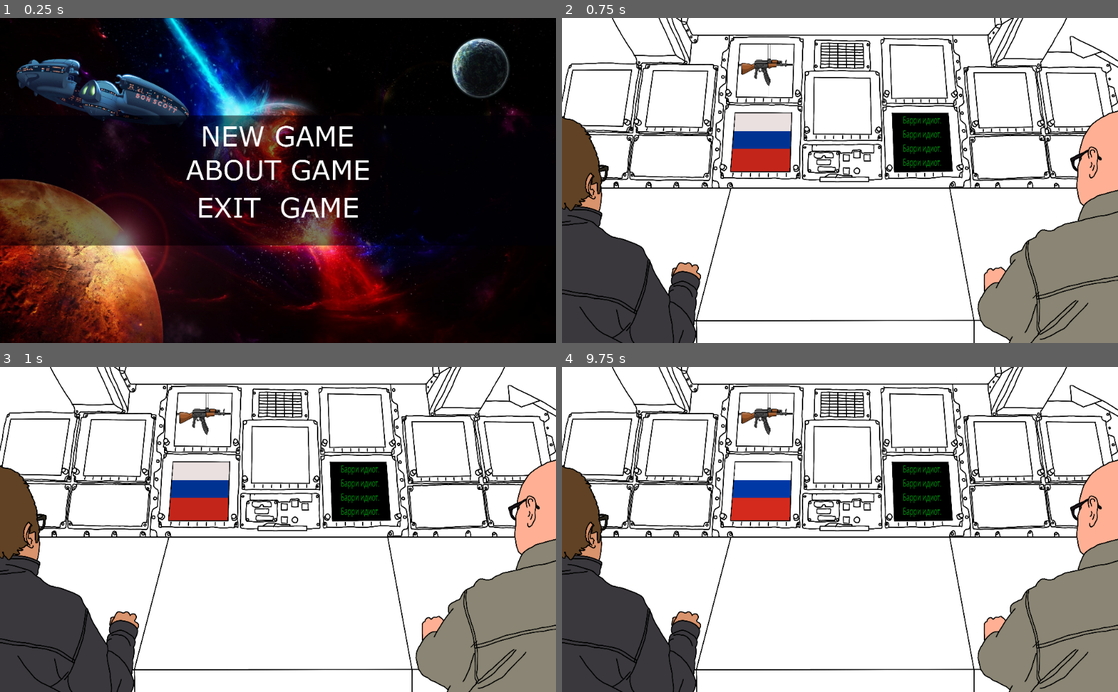
Above: before the commit, frames 1-4 (two rows, left to right).
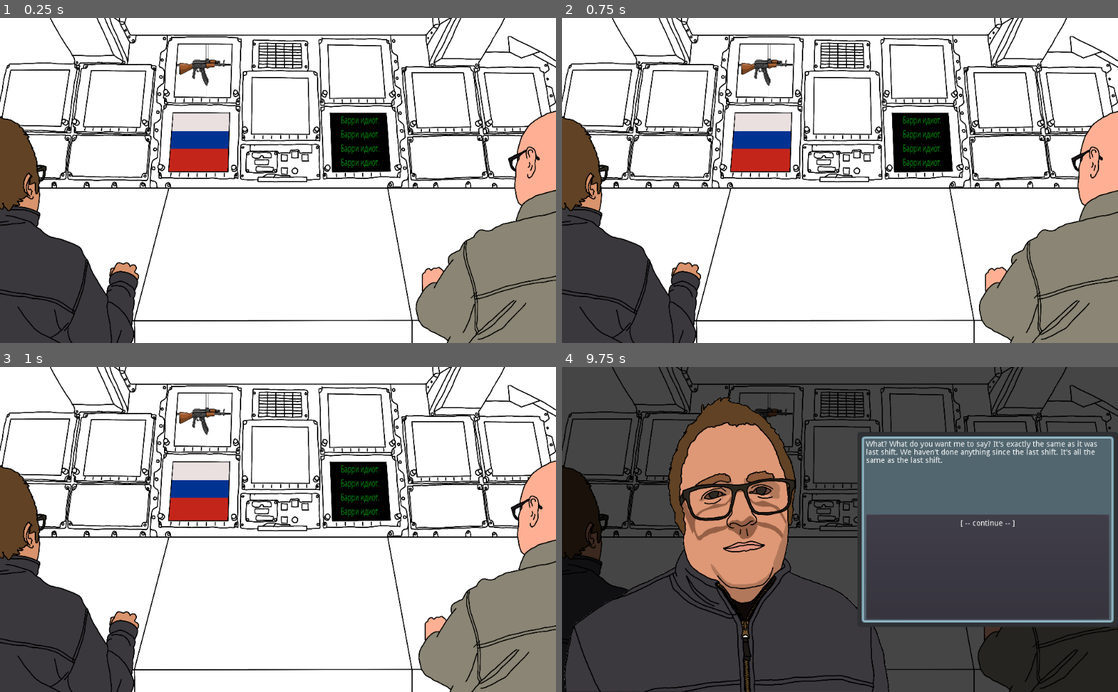
Above: after the commit, the same moments.

Repository: s3775599/BITS-clone
Game: Godot game, scene res://Scenes/Main.tscn
The game is run twice, just before and just after one commit, with the same random seed, the same clock (stepped at 60 frames per second) and the same inputs. Before the commit the project starts from res://Scenes/Title.tscn.
Inputs (mouse positions are in pixels of both pictures, inside the frame that each line leads up to):
- Up to frame 1 (0.25 s): no input
- Up to frame 2 (0.75 s): tap Enter at 0.5 s; move the mouse to (840, 138) at 0.52 s; hold Right (ui_right) from 0.53 s (still down); click (840, 138) at 0.67 s
- Up to frame 3 (1 s): keep holding Right (ui_right)
- Up to frame 4 (9.75 s): move the mouse to (840, 529) at 1.27 s; release Right (ui_right) at 1.28 s; hold Down (ui_down) 1.28-2 s; click (840, 529) at 1.42 s; click "[ -- continue -- ]" (after the commit: ". . . scanning Quadrant 3, 21…") at 2 s; click "[ -- continue -- ]" at 2.75 s; click "[ -- continue --]" (after the commit: "I beg your pardon, Barry?") at 3.5 s; click "[ -- continue --]" at 4.25 s; click "[ -- continue -- ]" (after the commit: "Barry, I know we've been out …") at 5 s; click "[ -- continue -- ]" at 5.75 s; click "[ -- continue -- ]" (after the commit: "Systems report, John?") at 6.5 s; move the mouse to (840, 529) at 7.27 s; hold Right (ui_right) 7.28-8.78 s; click (840, 529) at 7.42 s; move the mouse to (812, 594) at 8.02 s; click (812, 594) at 8.17 s; move the mouse to (1006, 578) at 8.77 s; hold Left (ui_left) 8.78-9.5 s; click (1006, 578) at 8.92 s; click (840, 627) at 9.5 s, where only the run after the commit has a clickable "JOHN."

The runs differ from the first frame. In frame 1, 95% of the frame differs, in the area x 0-100%, y 0-100%; in frame 2, 1.3%; in frame 3, 1.7%; in frame 4, 92%.

Commit message:
Intro dialogue updates

Diff:
--- a/NightwatchDialogueSystem/IntroDialogue.gd
+++ b/NightwatchDialogueSystem/IntroDialogue.gd
@@ -1,5 +1,6 @@
 extends Node
 
+# gets Nodes from the main scene as variables
 onready var main_script = get_node("/root/Main")
 onready var player_popup = get_node("/root/Main/CanvasLayer/PlayerPopup")
 onready var barry_popup = get_node("/root/Main/CanvasLayer/BarryPopup")
@@ -7,32 +8,53 @@
 onready var barry_anim = get_node("/root/Main/BackgroundArea/BarryClose/AnimationPlayer")
 onready var john_anim = get_node("/root/Main/BackgroundArea/JohnClose/AnimationPlayer")
 
+# all the intro dialogue lines
 func intro_dialogues(id):
 	match id:
 		"i1":
-			return [["PLAYER: . . . scanning Quadrant 3, 216 to 322 degrees. Delta V looks good. Report on Quadrant 1, how are we looking Barry?", "[ -- continue -- ]"], ["0", "i2"]]
+			return [["", ". . . scanning Quadrant 3, 216 to 322 degrees. Delta V looks good. Report on Quadrant 1, how are we looking Barry?"], ["0", "i2"]]
 		"i2":
 			return [["Everything's fine mate.", "[ -- continue -- ]"], ["0", "i3"]]
 		"i3":
-			return [["PLAYER: I beg your pardon, Barry?", "[ -- continue --]"], ["0", "i4"]]
+			return [["", "I beg your pardon, Barry?"], ["0", "i4"]]
 		"i4":
 			return [["All good.", "[ -- continue --]"], ["0", "i5"]]
 		"i5":
-			return [["PLAYER: Barry, I know we've been out here a long time but that doesn't give you license to drop protocol whenever you feel like it. Got it?", "[ -- continue -- ]"], ["0", "i6"]]
+			return [["", "Barry, I know we've been out here a long time but that doesn't give you license to drop protocol whenever you feel like it. Got it?"], ["0", "i6"]]
 		"i6":
 			return [["{sigh} Yes [i]SIR[/i] Lieutenant [i]SIR[/i] sorry [i]SIR[/i].", "[ -- continue -- ]"], ["0", "i7"]]
 		"i7":
-			return [["Systems report, John?", "[ -- continue -- ]"], ["0", "i8"]]
+			return [["", "Systems report, John?"], ["0", "i8"]]
 		"i8":
-			return [["It's fine, it's whatever.", "[ -- continue -- ]"], ["0", "end"]]
+			return [["It's fine, it's whatever.", "[ -- continue -- ]"], ["0", "i9"]]
+		"i9":
+			return [["", "JOHN."], ["0", "i10"]]
+		"i10":
+			return [["What? What do you want me to say? It's exactly the same as it was last shift. We haven't done anything since the last shift. It's all the same as the last shift.", "[ -- continue -- ]"], ["0", "i11"]]
+		"i11":
+			return [["", "What's gotten into you two?", "One more outburst like that and I'll have to file a report of insubordination!", "Are you sure nothing's changed?", "Wee that's good to know."], ["0", "i11a", "i11b", "i11c", "i11d"]]
+		"i11a":
+			return [["Nothing.", "[ -- continue -- ]"], ["0", "i11a1"]]
+		"i11a1":
+			return [["Nothing.", "[ -- continue -- ]"], ["0", "i11r"]]
+		"i11r":
+			return [["", "What's gotten into you two?", "One more outburst like that and I'll have to file a report of insubordination!", "Are you sure nothing's changed?", "Wee that's good to know."], ["0", "i11a", "i11b", "i11c", "i11d"]]
+		"i11b":
+			return [["Oh no, not that. Anything but that.", "[ -- continue -- ]"], ["0", "i11b1"]]
+		"i11c":
+			return
+		"i11d":
+			return
 
+# the sequence of dialogue and animations/transitions in the intro
 func intro_sequence(button_id):
-	intro_dialogues(button_id)
 	match button_id:
 		"i2":
 			barry_anim.play('BarryCloseSlideIn')
+			# the previous dialogue and current dialogue is from the Player to Barry
 			player_to_barry(button_id)
 		"i3":
+			# the previous dialogue and current dialogue is from Barry to the Player
 			barry_to_player(button_id)
 		"i4":
 			player_to_barry(button_id)
@@ -44,31 +66,65 @@
 			barry_anim.play('BarryCloseSlideOut')
 			barry_to_player(button_id)
 		"i8":
+			# the previous dialogue and current dialogue is from the Player to John
 			john_anim.play('JohnCloseSlideIn')
 			player_to_john(button_id)
-			main_script.john_close = false
-			main_script.barry_close = false
-			main_script.player_close = false
+		"i9":
+			john_to_player(button_id)
+		"i10":
+			player_to_john(button_id)
+		"i11":
+			john_anim.play('JohnCloseSlideOut')
+			john_to_player(button_id)
+		"i11a":
+			john_anim.play('JohnCloseSlideIn')
+			player_to_john(button_id)
+		"i11a1":
+			john_anim.play('JohnCloseSlideOut')
+			john_to_barry(button_id)
+			barry_anim.play('BarryCloseSlideIn')
+		"i11r":
+			barry_anim.play('BarryCloseSlideOut')
+			barry_to_player(button_id)
+		"i11b":
+			john_anim.play('JohnCloseSlideIn')
+			player_to_john(button_id)
 
 
+
+#			main_script.john_close = false
+#			main_script.barry_close = false
+#			main_script.player_close = false
+
+
+# sets the dialogue box transition from the Player to Barry
 func player_to_barry(button_id):
 	player_popup.hide()
 	barry_popup.show()
 	barry_popup.set_text(intro_dialogues(button_id))
 
 
+# sets the dialogue box transition from the Player to John
 func player_to_john(button_id):
 	player_popup.hide()
 	john_popup.show()
 	john_popup.set_text(intro_dialogues(button_id))
 
 
+# sets the dialogue box transition from Barry to the Player
 func barry_to_player(button_id):
 	barry_popup.hide()
 	player_popup.show()
 	player_popup.set_text(intro_dialogues(button_id))
 
+
+# sets the dialogue box transition from John to the Player
 func john_to_player(button_id):
 	john_popup.hide()
 	player_popup.show()
 	player_popup.set_text(intro_dialogues(button_id))
+
+func john_to_barry(button_id):
+	john_popup.hide()
+	barry_popup.show()
+	barry_popup.set_text(intro_dialogues(button_id))
--- a/NightwatchDialogueSystem/PlayerPopup.tscn
+++ b/NightwatchDialogueSystem/PlayerPopup.tscn
@@ -1,17 +1,18 @@
 [gd_scene load_steps=5 format=2]
 
-[ext_resource path="res://PlayerPopup.gd" type="Script" id=1]
+[ext_resource path="res://DialoguePopup.gd" type="Script" id=1]
 [ext_resource path="res://GFX/metalPanel_plate.png" type="Texture" id=2]
 [ext_resource path="res://GFX/glassPanel.png" type="Texture" id=3]
 [ext_resource path="res://Button.gd" type="Script" id=4]
 
 [node name="PlayerPopup" type="Popup"]
+visible = true
 anchor_left = 0.5
 anchor_top = 1.0
 anchor_right = 0.5
 anchor_bottom = 1.0
 margin_left = -240.0
-margin_top = -120.0
+margin_top = -240.0
 margin_right = 240.0
 script = ExtResource( 1 )
 
@@ -49,28 +50,72 @@
 bbcode_enabled = true
 
 [node name="VBoxContainer" type="VBoxContainer" parent="NinePatchRect2"]
-anchor_left = 0.5
-anchor_top = 1.0
-anchor_right = 0.5
+anchor_right = 1.0
 anchor_bottom = 1.0
-margin_left = -224.0
-margin_top = -44.0
-margin_right = 224.0
-margin_bottom = -6.0
 grow_horizontal = 0
 grow_vertical = 0
 size_flags_horizontal = 3
 
 [node name="Button" type="Button" parent="NinePatchRect2/VBoxContainer"]
-margin_right = 448.0
-margin_bottom = 38.0
+margin_right = 464.0
+margin_bottom = 53.0
 size_flags_horizontal = 3
 size_flags_vertical = 3
 script = ExtResource( 4 )
 
 [node name="buttonLabel" type="Label" parent="NinePatchRect2/VBoxContainer/Button"]
-margin_top = 10.0
-margin_right = 449.0
+anchor_right = 1.0
+anchor_bottom = 1.0
+margin_left = 5.0
+margin_top = 4.0
+align = 1
+autowrap = true
+
+[node name="Button2" type="Button" parent="NinePatchRect2/VBoxContainer"]
+margin_top = 57.0
+margin_right = 464.0
+margin_bottom = 110.0
+size_flags_horizontal = 3
+size_flags_vertical = 3
+script = ExtResource( 4 )
+
+[node name="button2Label" type="Label" parent="NinePatchRect2/VBoxContainer/Button2"]
+anchor_right = 1.0
+anchor_bottom = 1.0
+margin_top = 4.0
+align = 1
+autowrap = true
+
+[node name="Button3" type="Button" parent="NinePatchRect2/VBoxContainer"]
+margin_top = 114.0
+margin_right = 464.0
+margin_bottom = 167.0
+size_flags_horizontal = 3
+size_flags_vertical = 3
+script = ExtResource( 4 )
+
+[node name="button3Label" type="Label" parent="NinePatchRect2/VBoxContainer/Button3"]
+anchor_right = 1.0
+anchor_bottom = 1.0
+margin_top = 4.0
+align = 1
+autowrap = true
+
+[node name="Button4" type="Button" parent="NinePatchRect2/VBoxContainer"]
+margin_top = 171.0
+margin_right = 464.0
+margin_bottom = 224.0
+size_flags_horizontal = 3
+size_flags_vertical = 3
+script = ExtResource( 4 )
+
+[node name="button4Label" type="Label" parent="NinePatchRect2/VBoxContainer/Button4"]
+anchor_right = 1.0
+anchor_bottom = 1.0
+margin_top = 4.0
 align = 1
 autowrap = true
 [connection signal="pressed" from="NinePatchRect2/VBoxContainer/Button" to="." method="_on_Button_pressed"]
+[connection signal="pressed" from="NinePatchRect2/VBoxContainer/Button2" to="." method="_on_Button_pressed"]
+[connection signal="pressed" from="NinePatchRect2/VBoxContainer/Button3" to="." method="_on_Button_pressed"]
+[connection signal="pressed" from="NinePatchRect2/VBoxContainer/Button4" to="." method="_on_Button_pressed"]
--- a/NightwatchDialogueSystem/Scenes/Main.gd
+++ b/NightwatchDialogueSystem/Scenes/Main.gd
@@ -1,29 +1,41 @@
 extends Control
 
+# checks is a dialogue can be initiated (i.e. none already active)
 var can_click = true
+
+# booleans to identify current active dialogue
 var john_close = false
 var barry_close = false
 var player_close = false
+
+# Godot's way of storing a Node as a variable
 onready var intro_dialogue = get_node("IntroDialogue")
 onready var john_dialogue = get_node("JohnDialogue")
 onready var barry_dialogue = get_node("BarryDialogue")
 
+
+# this function updates every frame
 func _process(delta):
+	# darkens background when a dialogue is active
 	if john_close or barry_close or player_close:
 		darken_background()
-
-
-func _input(event):
-	if Input.is_action_just_pressed("ui_right"):
-		$BackgroundArea/BarryConsole/AnimationPlayer.play('BarryConsoleSlowOut')
-	if Input.is_action_just_pressed("ui_left"):
-		$BackgroundArea/BarryConsole/AnimationPlayer.play('BarryConsoleFastIn')
-	if Input.is_action_just_pressed("ui_down"):
-		intro()
-	if john_close or barry_close or player_close:
 		can_click = false
 
 
+# checks all input signals
+func _input(event):
+	# initiates Barry dialogue
+	if Input.is_action_just_pressed("ui_right"):
+		$BackgroundArea/BarryConsole/AnimationPlayer.play('BarryConsoleSlowOut')
+	#initiates John dialogue
+	if Input.is_action_just_pressed("ui_left"):
+		$BackgroundArea/BarryConsole/AnimationPlayer.play('BarryConsoleFastIn')
+	# initiates Intro dialogue
+	if Input.is_action_just_pressed("ui_down"):
+		intro()
+
+
+# mouseover signal on Barry at the console
 func _on_BarryConsole_mouse_entered():
 	if not barry_close:
 		$BackgroundArea/BarryConsole/BarryConsoleSprite.set_modulate(Color('4d39df'))
@@ -31,11 +43,13 @@
 		can_click = false
 
 
+# mouseoff signal on Barry at the console
 func _on_BarryConsole_mouse_exited():
 	$BackgroundArea/BarryConsole/BarryConsoleSprite.set_modulate(Color(1, 1, 1))
 	can_click = true
 
 
+# mouseover signal on John at the console
 func _on_JohnConsole_mouse_entered():
 	if not john_close:
 		$BackgroundArea/JohnConsole/JohnConsoleSprite.set_modulate(Color('4d39df'))
@@ -43,11 +57,13 @@
 		can_click = false
 
 
+# mouseoff signal on John at the console
 func _on_JohnConsole_mouse_exited():
 	$BackgroundArea/JohnConsole/JohnConsoleSprite.set_modulate(Color(1, 1, 1))
 	can_click = true
 
 
+# mouse click signals on John at the console
 func _on_JohnConsole_input_event(viewport, event, shape_idx):
 	if Input.is_mouse_button_pressed(BUTTON_LEFT) and can_click == true:
 		if barry_close:
@@ -56,6 +72,7 @@
 		$CanvasLayer/JohnPopup.set_text(john_dialogue.john_dialogues("1"))
 
 
+# mouse click signals on John at the console
 func _on_BarryConsole_input_event(viewport, event, shape_idx):
 	if Input.is_mouse_button_pressed(BUTTON_LEFT) and can_click == true:
 		if john_close:
@@ -64,6 +81,7 @@
 		$CanvasLayer/BarryPopup.set_text(barry_dialogue.barry_dialogues("1"))
 
 
+# collects id of pressed button from Barry dialogue
 func _on_BarryPopup_button_id(button_id):
 	print("button_id = ", button_id)
 	if button_id == "end":
@@ -76,17 +94,22 @@
 		$CanvasLayer/BarryPopup.set_text(next_dialogue)
 
 
+# collects id of pressed button from John dialogue
 func _on_JohnPopup_button_id(button_id):
 	print("button_id = ", button_id)
 	if button_id == "end":
 		hide_john()
 		normalise_background()
+	elif button_id[0] == "i":
+		intro_dialogue.intro_sequence(button_id)
 	else:
 		var next_dialogue = john_dialogue.john_dialogues(button_id)
 		$CanvasLayer/JohnPopup.set_text(next_dialogue)
 
 
+# collects id of pressed button from Player dialogue
 func _on_PlayerPopup_button_id(button_id):
+	# ends the dialogue if the last button signal was "end"
 	if button_id == "end":
 		if player_close:
 			hide_player()
@@ -96,9 +119,11 @@
 			hide_barry()
 		normalise_background()
 	else:
+		# calls the next line of dialogue
 		intro_dialogue.intro_sequence(button_id)
 
 
+# makes the background dark
 func darken_background():
 	$BackgroundArea/BackgroundSprite.set_modulate(Color('464646'))
 	$BackgroundArea/BarryConsole/BarryConsoleSprite.set_modulate(Color('464646'))
@@ -108,6 +133,7 @@
 	$BackgroundArea/Images/RussianText.set_modulate(Color('464646'))
 
 
+# restores the darkened background
 func normalise_background():
 	$BackgroundArea/BackgroundSprite.set_modulate(Color(1,1,1))
 	$BackgroundArea/BarryConsole/BarryConsoleSprite.set_modulate(Color(1,1,1))
@@ -117,6 +143,7 @@
 	$BackgroundArea/Images/RussianText.set_modulate(Color(1,1,1))
 
 
+# shows Barry's close-up and dialogue box
 func show_barry():
 	$BackgroundArea/BarryClose/AnimationPlayer.play('BarryCloseSlideIn')
 	barry_close = true
@@ -124,6 +151,7 @@
 	$CanvasLayer/BarryPopup.show()
 
 
+# shows John's close-up and dialogue box
 func show_john():
 	$BackgroundArea/JohnClose/AnimationPlayer.play('JohnCloseSlideIn')
 	john_close = true
@@ -131,12 +159,14 @@
 	$CanvasLayer/JohnPopup.show()
 
 
+# shows player dialogue box
 func show_player():
 	player_close = true
 	can_click = false
 	$CanvasLayer/PlayerPopup.show()
 
 
+# hides Barry's close-up and dialogue box
 func hide_barry():
 	$CanvasLayer/BarryPopup.hide()
 	$BackgroundArea/BarryClose/AnimationPlayer.play('BarryCloseSlideOut')
@@ -144,6 +174,7 @@
 	can_click = true
 
 
+# hides John's close-up and dialogue box
 func hide_john():
 	$CanvasLayer/JohnPopup.hide()
 	$BackgroundArea/JohnClose/AnimationPlayer.play('JohnCloseSlideOut')
@@ -151,12 +182,15 @@
 	can_click = true
 
 
+# hides Player's dialogue box
 func hide_player():
 	$CanvasLayer/PlayerPopup.hide()
 	player_close = false
 	can_click = true
 
 
+# initiates the Intro dialogue
 func intro():
 	show_player()
+	# calls the first Intro dialogue lines from the intro_dialogue script
 	$CanvasLayer/PlayerPopup.set_text(intro_dialogue.intro_dialogues("i1"))
--- a/NightwatchDialogueSystem/project.godot
+++ b/NightwatchDialogueSystem/project.godot
@@ -16,7 +16,7 @@
 [application]
 
 config/name="The Night Watch"
-run/main_scene="res://Scenes/Title.tscn"
+run/main_scene="res://Scenes/Main.tscn"
 config/icon="res://icon.png"
 
 [rendering]
